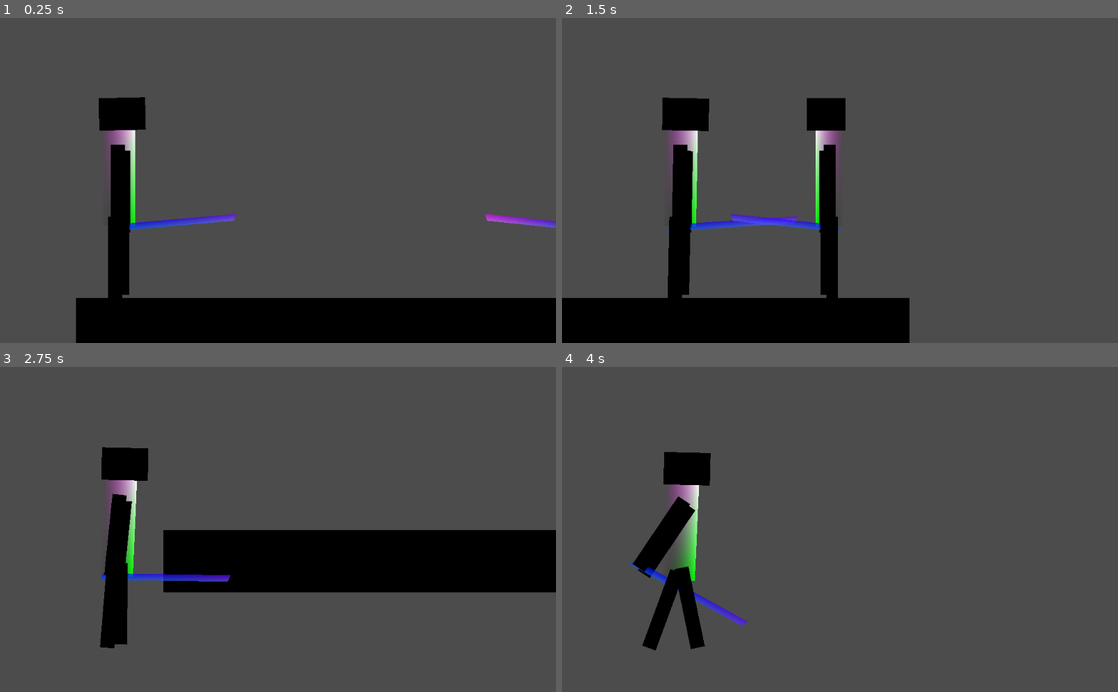
Above: before the commit, frames 1-4 (two rows, left to right).
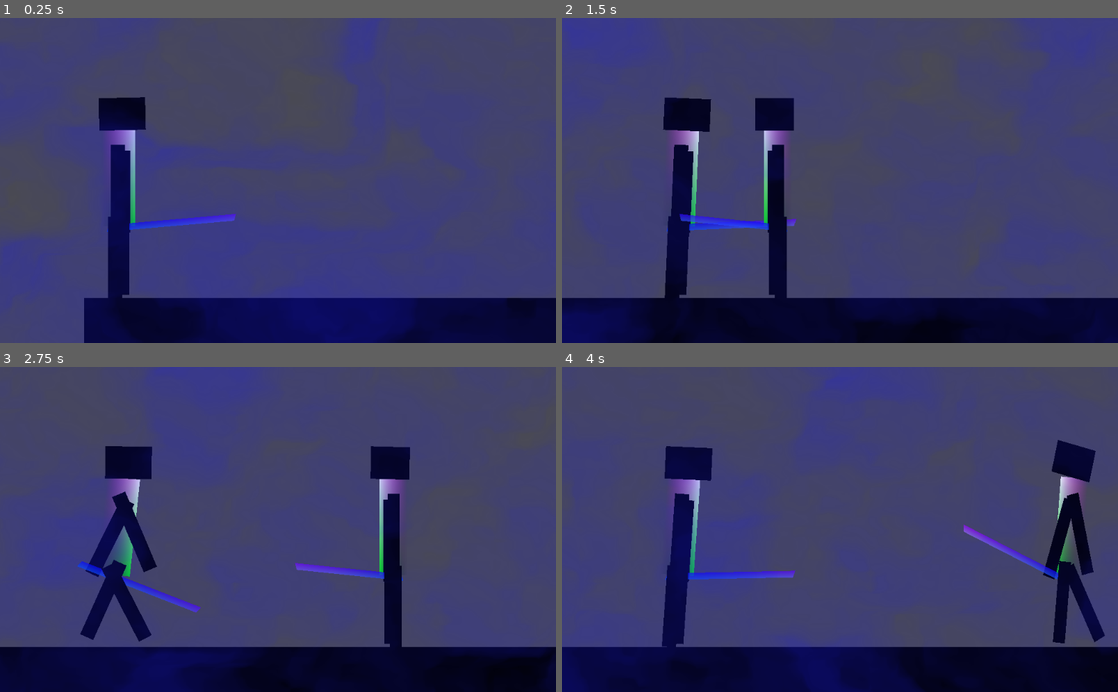
Above: after the commit, the same moments.

Repository: CastleOfArgg/squire
Game: Godot game, scene res://test_scene.tscn
Same seed, same stepped clock (60 frames per second), same inputs: the game is played once before the commit and once after it. The engine's default icon, where the game draws it, is replaced by a stand-in: a white triangle on a blue panel in a dark square.
Inputs (mouse positions are in pixels of both pictures, inside the frame that each line leads up to):
- Up to frame 1 (0.25 s): no input
- Up to frame 2 (1.5 s): move the mouse to (962, 164) at 0.52 s; press the mouse at (962, 164) at 0.53 s; hold D (move_right) 0.53-1.28 s; move the mouse to (728, 196) at 1.27 s; release the mouse at (728, 196) at 1.28 s; hold A (move_left) from 1.28 s (still down); click (728, 196) at 1.35 s
- Up to frame 3 (2.75 s): move the mouse to (333, 458) at 2.02 s; release A (move_left) at 2.03 s; hold D (move_right) from 2.03 s (still down); hold Right mouse button (second_attack) from 2.03 s (still down); click (333, 458) at 2.3 s
- Up to frame 4 (4 s): move the mouse to (812, 594) at 2.77 s; release Right mouse button (second_attack) at 2.78 s; click (812, 594) at 2.85 s; move the mouse to (1006, 578) at 3.52 s; release D (move_right) at 3.53 s; press the mouse at (1006, 578) at 3.53 s; hold A (move_left) from 3.53 s (still down)

The runs differ from the first frame. In frame 1, 84% of the frame differs, in the area x 0-100%, y 0-100%; in frame 2, 90%; in frame 3, 93%; in frame 4, 93%.

Commit message:
Add files via upload
ready

Diff:
--- /dev/null
+++ b/Squire/Camera2D.gd
@@ -0,0 +1,47 @@
+extends Camera2D
+
+var alosolate = true
+var from : Camera2D
+var to : Camera2D
+var time := 0.0
+var total_time := 0.0
+var asolate_right = true
+
+func _ready():
+	Globals.transitionCamera = self
+	set_process(false)
+
+#params : two cameras, and speed
+func start(to, from, time):
+	self.time = 0.0
+	self.total_time = time
+	if total_time <= 0:
+		finish()
+		return
+
+	self.to = to
+	self.from = from
+	self.global_transform = from.global_transform
+	current = true
+	set_process(true);
+
+func _process(delta):
+	if alosolate:
+		if time >= total_time:
+			asolate_right = false
+		if time <= 0.0:
+			asolate_right = true
+	elif time >= total_time or time <= 0.0:
+		finish()
+		return
+
+	if asolate_right:
+		time += delta
+	else:
+		time -= delta
+
+	self.global_transform = from.global_transform.interpolate_with(to.global_transform, time/total_time)
+
+func finish():
+	set_process(false)
+	to.current = true
--- a/Squire/Globals.gd
+++ b/Squire/Globals.gd
@@ -4,6 +4,10 @@
 var SWORD_STAB := 0
 var SWORD_SPIKE := 1
 var SWORD_SWING := 2
+
+#global vars
+var transitionCamera : Camera2D
+var player : KinematicBody2D
 
 #internal vars
 var debugging := true
--- /dev/null
+++ b/Squire/cameraTrigger.gd
@@ -0,0 +1,17 @@
+extends Area2D
+
+export var speed := 100.0
+export var to : NodePath
+export var from : NodePath
+var to_camera : Camera2D
+var from_camera : Camera2D
+var on := true
+
+func _ready():
+	to_camera = get_node(to)
+	from_camera = get_node(from)
+
+func _on_cameraTrigger_body_entered(body):
+	if on and body.player_controlled:
+		Globals.transitionCamera.start(to_camera, from_camera, speed)
+		on = false
--- /dev/null
+++ b/Squire/fog.gd
@@ -0,0 +1,6 @@
+extends Sprite
+
+export var color := Vector3(.1, .1, .95)
+
+func _process(delta):
+	pass
--- /dev/null
+++ b/Squire/fog.shader
@@ -0,0 +1,48 @@
+shader_type canvas_item;
+
+// Gonkee's fog shader for Godot 3 - full tutorial https://youtu.be/QEaTsz_0o44
+// If you use this shader, I would prefer it if you gave credit to me and my channel
+
+uniform vec3 color = vec3(0.1, 0.1, 0.95);
+uniform int OCTAVES = 4;
+
+float rand(vec2 coord){
+	return fract(sin(dot(coord, vec2(15, 78)) * 1000.0) * 1000.0);
+}
+
+float noise(vec2 coord){
+	vec2 i = floor(coord);
+	vec2 f = fract(coord);
+
+	// 4 corners of a rectangle surrounding our point
+	float a = rand(i);
+	float b = rand(i + vec2(1.0, 0.0));
+	float c = rand(i + vec2(0.0, 1.0));
+	float d = rand(i + vec2(1.0, 1.0));
+
+	vec2 cubic = f * f * f * f * f;
+
+	return mix(a, b, cubic.x) + (c - a) * cubic.y * (1.0 - cubic.x) + (d - b) * cubic.x * cubic.y;
+}
+
+float fbm(vec2 coord){
+	float value = 0.0;
+	float scale = 0.5;
+
+	for(int i = 0; i < OCTAVES; i++){
+		value += noise(coord) * scale;
+		coord *= 2.0;
+		scale *= 0.5;
+	}
+	return value;
+}
+
+void fragment() {
+	vec2 coord = UV * 20.0;
+
+	vec2 motion = vec2( fbm(coord + vec2(TIME * -0.5, TIME * 0.5)) );
+
+	float final = fbm(coord + motion);
+
+	COLOR = vec4(color, final * 0.5);
+}
--- a/Squire/project.godot
+++ b/Squire/project.godot
@@ -66,6 +66,11 @@
  ]
 }
 
+[layer_names]
+
+2d_physics/layer_1="people"
+2d_physics/layer_2="ground"
+
 [rendering]
 
 quality/driver/driver_name="GLES2"
--- a/Squire/test_scene.tscn
+++ b/Squire/test_scene.tscn
@@ -1,17 +1,30 @@
-[gd_scene load_steps=4 format=2]
+[gd_scene load_steps=11 format=2]
 
 [ext_resource path="res://rect.png" type="Texture" id=1]
 [ext_resource path="res://person/person.tscn" type="PackedScene" id=2]
+[ext_resource path="res://Camera2D.gd" type="Script" id=3]
+[ext_resource path="res://cameraTrigger.gd" type="Script" id=4]
+[ext_resource path="res://fog.shader" type="Shader" id=5]
+[ext_resource path="res://icon.png" type="Texture" id=6]
+[ext_resource path="res://fog.gd" type="Script" id=7]
 
 [sub_resource type="RectangleShape2D" id=1]
 extents = Vector2( 124, 30 )
+
+[sub_resource type="RectangleShape2D" id=2]
+extents = Vector2( 70.009, 233.219 )
+
+[sub_resource type="ShaderMaterial" id=3]
+shader = ExtResource( 5 )
+shader_param/color = Vector3( 0.1, 0.1, 0.95 )
+shader_param/OCTAVES = 4
 
 [node name="Node2D" type="Node2D"]
 
 [node name="floor" type="StaticBody2D" parent="."]
 editor/display_folded = true
 position = Vector2( 464, 544 )
-scale = Vector2( 4.4, 1.92 )
+scale = Vector2( 9.36, 1.92 )
 collision_layer = 3
 collision_mask = 3
 
@@ -24,9 +37,43 @@
 shape = SubResource( 1 )
 
 [node name="player" parent="." instance=ExtResource( 2 )]
-position = Vector2( 138.034, 485.117 )
+position = Vector2( -442.234, 485.117 )
 player_controlled = true
+
+[node name="Camera2D" type="Camera2D" parent="player"]
+position = Vector2( 103.389, -206.777 )
+current = true
 
 [node name="person" parent="." instance=ExtResource( 2 )]
 position = Vector2( 815.754, 479.958 )
 scale = Vector2( -0.8363, 1 )
+
+[node name="transitionCamera" type="Camera2D" parent="."]
+position = Vector2( 136.742, -440.21 )
+rotating = true
+drag_margin_left = 0.0
+drag_margin_top = 0.0
+drag_margin_right = 0.0
+drag_margin_bottom = 0.0
+script = ExtResource( 3 )
+
+[node name="battleCamera" type="Camera2D" parent="."]
+position = Vector2( 524.697, 284.319 )
+
+[node name="cameraTrigger" type="Area2D" parent="."]
+position = Vector2( 104.681, 254.594 )
+script = ExtResource( 4 )
+speed = 5.0
+to = NodePath("../battleCamera")
+from = NodePath("../player/Camera2D")
+
+[node name="CollisionShape2D" type="CollisionShape2D" parent="cameraTrigger"]
+shape = SubResource( 2 )
+
+[node name="icon" type="Sprite" parent="."]
+material = SubResource( 3 )
+position = Vector2( 364.349, 283.961 )
+scale = Vector2( 66.6435, 49.0887 )
+texture = ExtResource( 6 )
+script = ExtResource( 7 )
+[connection signal="body_entered" from="cameraTrigger" to="cameraTrigger" method="_on_cameraTrigger_body_entered"]
Binary file added: Squire/maincharacter.png
Not shown, added: Squire/maincharacter.png.import
Binary file added: Squire/minion.png
Not shown, added: Squire/minion.png.import
